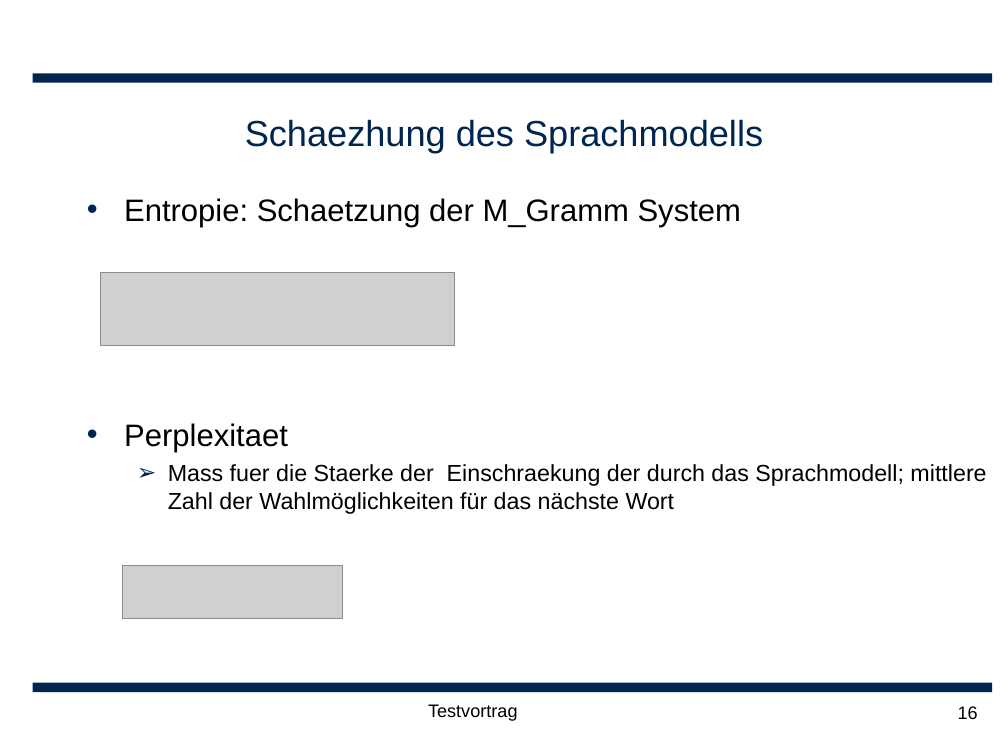
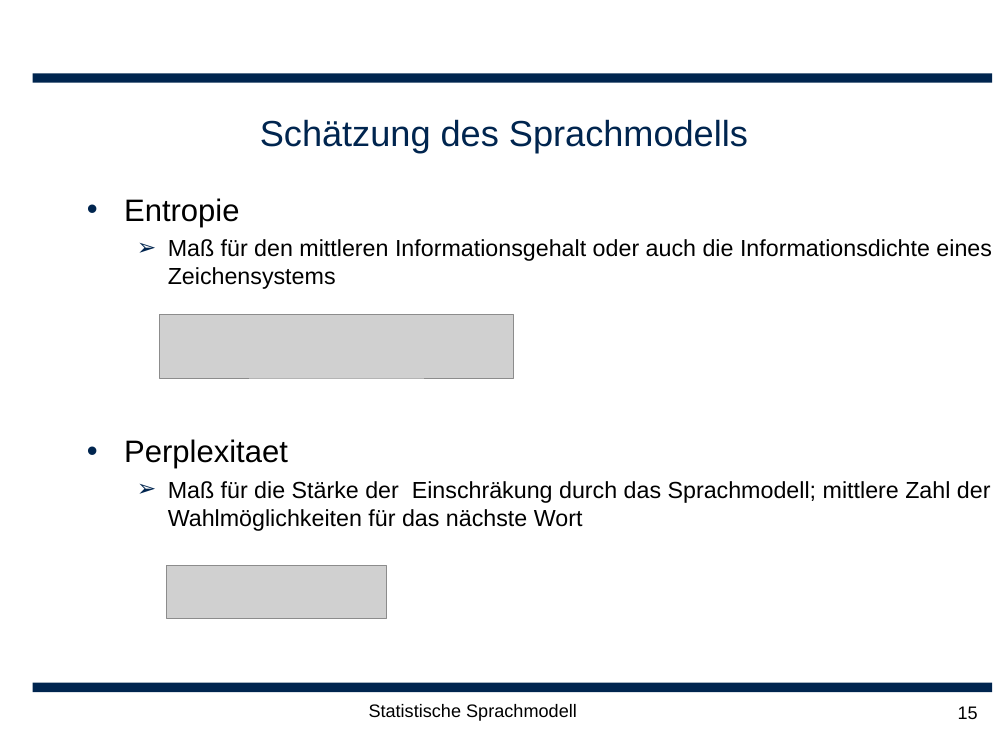
Before and after one commit to leonard117/arbeittet, a slide deck: slide 15 of ARS/doc/Statische Sprachmodellierung.ppt (slide 16 before the commit). Drawn at 1008x736 pixels with LibreOffice and Linux fonts; fonts in the diff are those of the drawing; grey boxes stand for pictures; background and template pictures are left out. Boxes give left, top, right and bottom in pixels: in the first picture for what was removed or moved away, otherwise in the second. Text is boxed around its words. In the diff, an @@ line names an element or a change of style, - is before the commit and + after.

```diff
--- a/ARS/doc/Statische Sprachmodellierung.ppt
+++ b/ARS/doc/Statische Sprachmodellierung.ppt
@@ title at box(260, 119, 748, 152): text changed @@
-Schaezhung des Sprachmodells
+Schätzung des Sprachmodells
@@ text at box(124, 198, 992, 289): text changed; size 24 to 18 pt @@
-• Entropie: Schaetzung der M_Gramm System
+• Entropie
+  ➢ Maß für den mittleren Informationsgehalt oder auch die Informationsdichte eines Zeichensystems
@@ picture: place and size @@
-picture at box(101, 272, 455, 346)
+picture at box(160, 314, 513, 378)
@@ text at box(168, 481, 991, 531): text changed @@
-  ➢ Mass fuer die Staerke der Einschraekung der durch das Sprachmodell; mittlere Zahl der Wahlmöglichkeiten für das nächste Wort
+  ➢ Maß für die Stärke der Einschräkung durch das Sprachmodell; mittlere Zahl der Wahlmöglichkeiten für das nächste Wort
@@ picture: place and size @@
-picture at box(123, 566, 342, 619)
+picture at box(166, 566, 386, 619)
@@ text at box(369, 704, 577, 721): text changed @@
-Testvortrag
+Statistische Sprachmodell
@@ page number at box(958, 706, 978, 719): text changed @@
-16
+15
```
Also in this commit, not shown: 15 other slides changed, 5 slides added, 4 slides removed.
